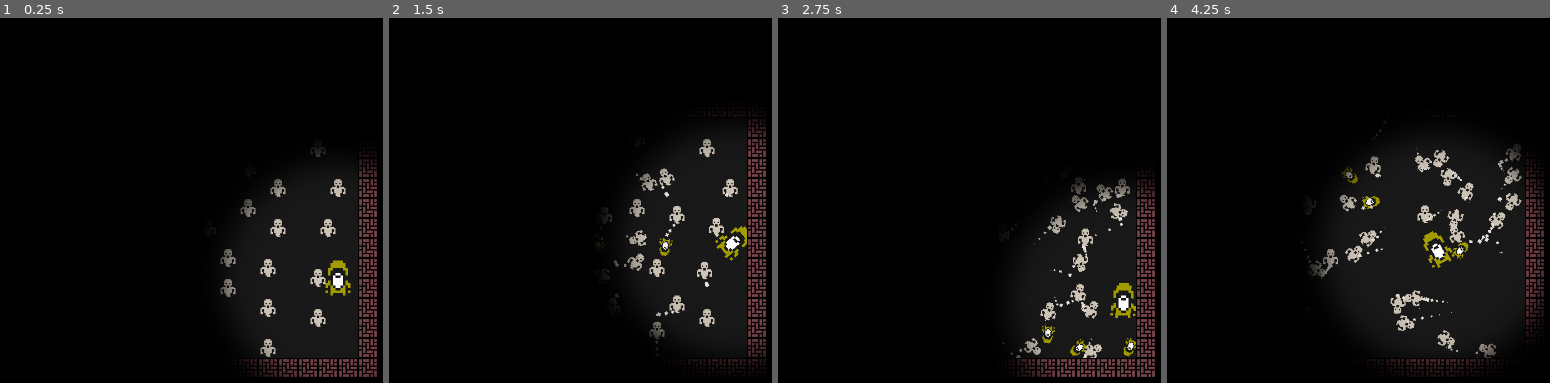
Above: before the commit, frames 1-4 (left to right).
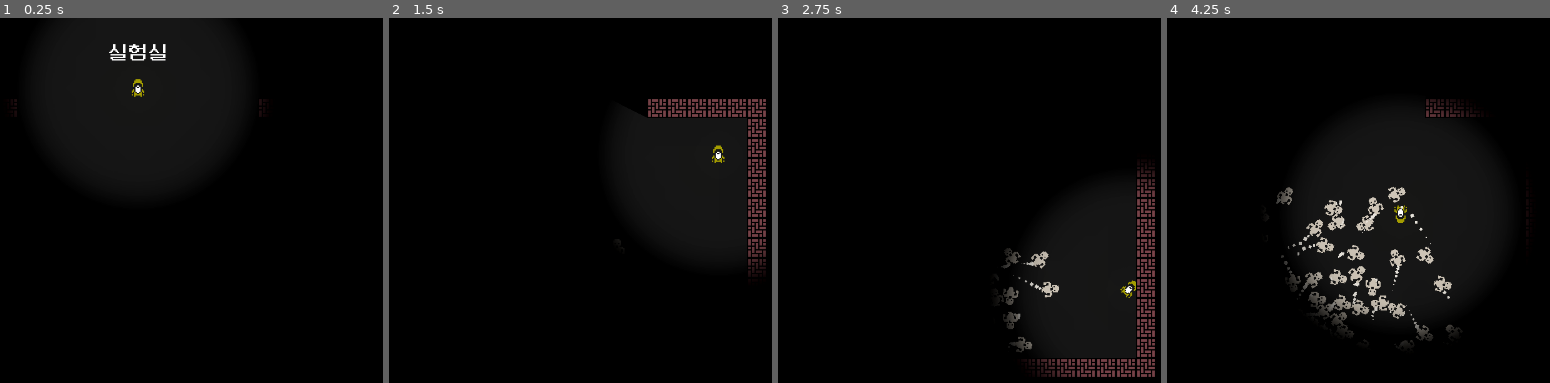
Above: after the commit, the same moments.

Repository: rhdehgks/Defense
Game: Godot game, scene res://game_screen/game.tscn
Two runs of this game, one before a commit and one after it. Both use one fixed random seed, a clock stepped at 60 frames per second and the inputs below.
Inputs (mouse positions are in pixels of both pictures, inside the frame that each line leads up to):
- Up to frame 1 (0.25 s): no input
- Up to frame 2 (1.5 s): tap Enter at 0.5 s; move the mouse to (703, 218) at 0.52 s; hold Right (ui_right) 0.53-1.28 s; click (703, 218) at 0.67 s; move the mouse to (outside the picture) at 1.27 s; hold Down (ui_down) from 1.28 s (still down)
- Up to frame 3 (2.75 s): move the mouse to (996, 145) at 2.02 s; release Down (ui_down) at 2.03 s; hold Right (ui_right) from 2.03 s (still down)
- Up to frame 4 (4.25 s): move the mouse to (1266, 331) at 2.77 s; release Right (ui_right) at 2.78 s; hold Up (ui_up) 2.78-3.53 s; click (1266, 331) at 2.92 s; move the mouse to (1546, 310) at 3.52 s; hold Left (ui_left) from 3.53 s (still down)

The runs differ from the first frame. In frame 1, 8.2% of the frame differs, in the area x 3-99%, y 7-99%; in frame 2, 4.9%; in frame 3, 3.5%; in frame 4, 8.5%, in the area x 28-99%, y 22-99%.

Commit message:
glow 효과 추가

Diff:
--- a/game_screen/game.tscn
+++ b/game_screen/game.tscn
@@ -1,25 +1,17 @@
-[gd_scene load_steps=18 format=3 uid="uid://c3vpuhsddsbu4"]
+[gd_scene load_steps=13 format=3 uid="uid://c3vpuhsddsbu4"]
 
 [ext_resource type="Script" path="res://game_screen/game_screen.gd" id="1_6cie3"]
-[ext_resource type="PackedScene" uid="uid://bb8e0io6146kh" path="res://game_screen/man.tscn" id="1_xj3yq"]
-[ext_resource type="PackedScene" uid="uid://cpedle1cddeqo" path="res://game_screen/player.tscn" id="2_0nfae"]
+[ext_resource type="PackedScene" uid="uid://esounq5240jt" path="res://game_screen/player.tscn" id="2_0nfae"]
 [ext_resource type="Script" path="res://game_screen/fps.gd" id="2_rv8ud"]
 [ext_resource type="FontFile" uid="uid://b3op7qbt8ij11" path="res://assets/fonts/neodgm.ttf" id="2_w4jh1"]
 [ext_resource type="Texture2D" uid="uid://qpsegmc5j3b8" path="res://assets/wall.png" id="3_aen42"]
-[ext_resource type="Script" path="res://game_screen/player.gd" id="5_buw34"]
-[ext_resource type="Texture2D" uid="uid://brcsu66vn2qxu" path="res://assets/grandfather.png" id="6_q64es"]
-[ext_resource type="Texture2D" uid="uid://dhuxch7ibr456" path="res://assets/light.png" id="8_kudqf"]
+[ext_resource type="PackedScene" uid="uid://q811fyeupiqh" path="res://game_screen/ghost.tscn" id="5_sgdfv"]
 
 [sub_resource type="PhysicsMaterial" id="PhysicsMaterial_hvon4"]
 bounce = 1.0
 
 [sub_resource type="RectangleShape2D" id="RectangleShape2D_r2rg0"]
 size = Vector2(112, 32)
-
-[sub_resource type="PhysicsMaterial" id="PhysicsMaterial_ej6p6"]
-rough = true
-
-[sub_resource type="CircleShape2D" id="CircleShape2D_ee871"]
 
 [sub_resource type="OccluderPolygon2D" id="OccluderPolygon2D_asje6"]
 polygon = PackedVector2Array(-16, -16, 16, -16, 16, 16, -16, 16)
@@ -40,8 +32,14 @@
 sources/0 = SubResource("TileSetAtlasSource_sxseq")
 
 [sub_resource type="Environment" id="Environment_qrmiv"]
+background_mode = 3
 glow_enabled = true
-glow_levels/2 = 1.62
+glow_levels/1 = 2.0
+glow_levels/2 = 2.0
+glow_levels/3 = 0.0
+glow_intensity = 1.0
+glow_bloom = 0.05
+glow_blend_mode = 1
 
 [node name="Game" type="Node2D"]
 
@@ -118,200 +116,161 @@
 horizontal_alignment = 1
 vertical_alignment = 1
 
-[node name="Mans" type="Node2D" parent="Screen/World"]
-
-[node name="Man" parent="Screen/World/Mans" instance=ExtResource("1_xj3yq")]
-position = Vector2(560, 304)
-
-[node name="Man2" parent="Screen/World/Mans" instance=ExtResource("1_xj3yq")]
-position = Vector2(848, 528)
-
-[node name="Man3" parent="Screen/World/Mans" instance=ExtResource("1_xj3yq")]
-position = Vector2(672, 384)
-
-[node name="Man4" parent="Screen/World/Mans" instance=ExtResource("1_xj3yq")]
-position = Vector2(784, 384)
-
-[node name="Man5" parent="Screen/World/Mans" instance=ExtResource("1_xj3yq")]
-position = Vector2(624, 480)
-
-[node name="Man6" parent="Screen/World/Mans" instance=ExtResource("1_xj3yq")]
-position = Vector2(560, 240)
-
-[node name="Man7" parent="Screen/World/Mans" instance=ExtResource("1_xj3yq")]
-position = Vector2(848, 464)
-
-[node name="Man8" parent="Screen/World/Mans" instance=ExtResource("1_xj3yq")]
-position = Vector2(672, 304)
-
-[node name="Man9" parent="Screen/World/Mans" instance=ExtResource("1_xj3yq")]
-position = Vector2(816, 304)
-
-[node name="Man10" parent="Screen/World/Mans" instance=ExtResource("1_xj3yq")]
-position = Vector2(624, 416)
-
-[node name="Man11" parent="Screen/World/Mans" instance=ExtResource("1_xj3yq")]
-position = Vector2(416, 256)
-
-[node name="Man12" parent="Screen/World/Mans" instance=ExtResource("1_xj3yq")]
-position = Vector2(704, 480)
-
-[node name="Man13" parent="Screen/World/Mans" instance=ExtResource("1_xj3yq")]
-position = Vector2(528, 336)
-
-[node name="Man14" parent="Screen/World/Mans" instance=ExtResource("1_xj3yq")]
-position = Vector2(640, 336)
-
-[node name="Man15" parent="Screen/World/Mans" instance=ExtResource("1_xj3yq")]
-position = Vector2(480, 432)
-
-[node name="Man16" parent="Screen/World/Mans" instance=ExtResource("1_xj3yq")]
-position = Vector2(640, 256)
-
-[node name="Man17" parent="Screen/World/Mans" instance=ExtResource("1_xj3yq")]
-position = Vector2(928, 480)
-
-[node name="Man18" parent="Screen/World/Mans" instance=ExtResource("1_xj3yq")]
-position = Vector2(752, 336)
-
-[node name="Man19" parent="Screen/World/Mans" instance=ExtResource("1_xj3yq")]
-position = Vector2(864, 336)
-
-[node name="Man20" parent="Screen/World/Mans" instance=ExtResource("1_xj3yq")]
-position = Vector2(704, 432)
-
-[node name="Man21" parent="Screen/World/Mans" instance=ExtResource("1_xj3yq")]
-position = Vector2(640, 192)
-
-[node name="Man22" parent="Screen/World/Mans" instance=ExtResource("1_xj3yq")]
-position = Vector2(928, 416)
-
-[node name="Man23" parent="Screen/World/Mans" instance=ExtResource("1_xj3yq")]
-position = Vector2(752, 272)
-
-[node name="Man24" parent="Screen/World/Mans" instance=ExtResource("1_xj3yq")]
-position = Vector2(864, 272)
-
-[node name="Man25" parent="Screen/World/Mans" instance=ExtResource("1_xj3yq")]
-position = Vector2(320, 368)
-
-[node name="Man26" parent="Screen/World/Mans" instance=ExtResource("1_xj3yq")]
-position = Vector2(496, 208)
-
-[node name="Man27" parent="Screen/World/Mans" instance=ExtResource("1_xj3yq")]
+[node name="Player" parent="Screen/World" instance=ExtResource("2_0nfae")]
+position = Vector2(640, 112)
+scale = Vector2(2, 2)
+
+[node name="Ghosts" type="Node2D" parent="Screen/World"]
+
+[node name="Ghost" parent="Screen/World/Ghosts" instance=ExtResource("5_sgdfv")]
+position = Vector2(496, 368)
+
+[node name="Ghost2" parent="Screen/World/Ghosts" instance=ExtResource("5_sgdfv")]
+position = Vector2(528, 368)
+
+[node name="Ghost3" parent="Screen/World/Ghosts" instance=ExtResource("5_sgdfv")]
+position = Vector2(560, 368)
+
+[node name="Ghost4" parent="Screen/World/Ghosts" instance=ExtResource("5_sgdfv")]
+position = Vector2(592, 368)
+
+[node name="Ghost5" parent="Screen/World/Ghosts" instance=ExtResource("5_sgdfv")]
+position = Vector2(624, 368)
+
+[node name="Ghost6" parent="Screen/World/Ghosts" instance=ExtResource("5_sgdfv")]
+position = Vector2(656, 368)
+
+[node name="Ghost7" parent="Screen/World/Ghosts" instance=ExtResource("5_sgdfv")]
+position = Vector2(688, 368)
+
+[node name="Ghost8" parent="Screen/World/Ghosts" instance=ExtResource("5_sgdfv")]
+position = Vector2(720, 368)
+
+[node name="Ghost9" parent="Screen/World/Ghosts" instance=ExtResource("5_sgdfv")]
+position = Vector2(752, 368)
+
+[node name="Ghost10" parent="Screen/World/Ghosts" instance=ExtResource("5_sgdfv")]
+position = Vector2(784, 368)
+
+[node name="Ghost11" parent="Screen/World/Ghosts" instance=ExtResource("5_sgdfv")]
+position = Vector2(496, 400)
+
+[node name="Ghost12" parent="Screen/World/Ghosts" instance=ExtResource("5_sgdfv")]
+position = Vector2(528, 400)
+
+[node name="Ghost13" parent="Screen/World/Ghosts" instance=ExtResource("5_sgdfv")]
+position = Vector2(560, 400)
+
+[node name="Ghost14" parent="Screen/World/Ghosts" instance=ExtResource("5_sgdfv")]
+position = Vector2(592, 400)
+
+[node name="Ghost15" parent="Screen/World/Ghosts" instance=ExtResource("5_sgdfv")]
+position = Vector2(624, 400)
+
+[node name="Ghost16" parent="Screen/World/Ghosts" instance=ExtResource("5_sgdfv")]
+position = Vector2(656, 400)
+
+[node name="Ghost17" parent="Screen/World/Ghosts" instance=ExtResource("5_sgdfv")]
+position = Vector2(688, 400)
+
+[node name="Ghost18" parent="Screen/World/Ghosts" instance=ExtResource("5_sgdfv")]
+position = Vector2(720, 400)
+
+[node name="Ghost19" parent="Screen/World/Ghosts" instance=ExtResource("5_sgdfv")]
+position = Vector2(752, 400)
+
+[node name="Ghost20" parent="Screen/World/Ghosts" instance=ExtResource("5_sgdfv")]
+position = Vector2(784, 400)
+
+[node name="Ghost21" parent="Screen/World/Ghosts" instance=ExtResource("5_sgdfv")]
+position = Vector2(496, 432)
+
+[node name="Ghost22" parent="Screen/World/Ghosts" instance=ExtResource("5_sgdfv")]
+position = Vector2(528, 432)
+
+[node name="Ghost23" parent="Screen/World/Ghosts" instance=ExtResource("5_sgdfv")]
+position = Vector2(560, 432)
+
+[node name="Ghost24" parent="Screen/World/Ghosts" instance=ExtResource("5_sgdfv")]
+position = Vector2(592, 432)
+
+[node name="Ghost25" parent="Screen/World/Ghosts" instance=ExtResource("5_sgdfv")]
+position = Vector2(624, 432)
+
+[node name="Ghost26" parent="Screen/World/Ghosts" instance=ExtResource("5_sgdfv")]
+position = Vector2(656, 432)
+
+[node name="Ghost27" parent="Screen/World/Ghosts" instance=ExtResource("5_sgdfv")]
+position = Vector2(688, 432)
+
+[node name="Ghost28" parent="Screen/World/Ghosts" instance=ExtResource("5_sgdfv")]
+position = Vector2(720, 432)
+
+[node name="Ghost29" parent="Screen/World/Ghosts" instance=ExtResource("5_sgdfv")]
+position = Vector2(752, 432)
+
+[node name="Ghost30" parent="Screen/World/Ghosts" instance=ExtResource("5_sgdfv")]
 position = Vector2(784, 432)
 
-[node name="Man28" parent="Screen/World/Mans" instance=ExtResource("1_xj3yq")]
-position = Vector2(608, 288)
-
-[node name="Man29" parent="Screen/World/Mans" instance=ExtResource("1_xj3yq")]
-position = Vector2(720, 288)
-
-[node name="Man30" parent="Screen/World/Mans" instance=ExtResource("1_xj3yq")]
-position = Vector2(560, 384)
-
-[node name="Man31" parent="Screen/World/Mans" instance=ExtResource("1_xj3yq")]
-position = Vector2(544, 464)
-
-[node name="Man32" parent="Screen/World/Mans" instance=ExtResource("1_xj3yq")]
-position = Vector2(464, 464)
-
-[node name="Man33" parent="Screen/World/Mans" instance=ExtResource("1_xj3yq")]
-position = Vector2(416, 432)
-
-[node name="Man34" parent="Screen/World/Mans" instance=ExtResource("1_xj3yq")]
-position = Vector2(400, 368)
-
-[node name="Man35" parent="Screen/World/Mans" instance=ExtResource("1_xj3yq")]
-position = Vector2(352, 432)
-
-[node name="Man36" parent="Screen/World/Mans" instance=ExtResource("1_xj3yq")]
-position = Vector2(384, 480)
-
-[node name="Man37" parent="Screen/World/Mans" instance=ExtResource("1_xj3yq")]
-position = Vector2(448, 320)
-
-[node name="Man38" parent="Screen/World/Mans" instance=ExtResource("1_xj3yq")]
-position = Vector2(336, 304)
-
-[node name="Man39" parent="Screen/World/Mans" instance=ExtResource("1_xj3yq")]
-position = Vector2(336, 224)
-
-[node name="Man40" parent="Screen/World/Mans" instance=ExtResource("1_xj3yq")]
-position = Vector2(400, 192)
-
-[node name="Man41" parent="Screen/World/Mans" instance=ExtResource("1_xj3yq")]
-position = Vector2(496, 272)
-
-[node name="Man42" parent="Screen/World/Mans" instance=ExtResource("1_xj3yq")]
-position = Vector2(688, 224)
-
-[node name="Man43" parent="Screen/World/Mans" instance=ExtResource("1_xj3yq")]
-position = Vector2(752, 192)
-
-[node name="Man44" parent="Screen/World/Mans" instance=ExtResource("1_xj3yq")]
-position = Vector2(816, 192)
-
-[node name="Man45" parent="Screen/World/Mans" instance=ExtResource("1_xj3yq")]
-position = Vector2(928, 208)
-
-[node name="Man46" parent="Screen/World/Mans" instance=ExtResource("1_xj3yq")]
-position = Vector2(960, 272)
-
-[node name="Man47" parent="Screen/World/Mans" instance=ExtResource("1_xj3yq")]
-position = Vector2(944, 336)
-
-[node name="Man48" parent="Screen/World/Mans" instance=ExtResource("1_xj3yq")]
-position = Vector2(816, 240)
-
-[node name="Man49" parent="Screen/World/Mans" instance=ExtResource("1_xj3yq")]
-position = Vector2(512, 512)
-
-[node name="Man50" parent="Screen/World/Mans" instance=ExtResource("1_xj3yq")]
-position = Vector2(848, 400)
-
-[node name="Players" type="Node2D" parent="Screen/World"]
-
-[node name="Player" parent="Screen/World/Players" instance=ExtResource("2_0nfae")]
-position = Vector2(480, 368)
-
-[node name="Player2" parent="Screen/World/Players" instance=ExtResource("2_0nfae")]
-position = Vector2(576, 432)
-
-[node name="Player3" parent="Screen/World/Players" instance=ExtResource("2_0nfae")]
-position = Vector2(608, 352)
-
-[node name="Player4" type="RigidBody2D" parent="Screen/World/Players"]
-position = Vector2(960, 416)
-mass = 2.0
-physics_material_override = SubResource("PhysicsMaterial_ej6p6")
-gravity_scale = 0.0
-continuous_cd = 2
-max_contacts_reported = 5
-contact_monitor = true
-can_sleep = false
-freeze_mode = 1
-linear_damp = 2.0
-script = ExtResource("5_buw34")
-
-[node name="Sprite2D" type="Sprite2D" parent="Screen/World/Players/Player4"]
-scale = Vector2(2, 2)
-texture = ExtResource("6_q64es")
-
-[node name="CollisionShape2D" type="CollisionShape2D" parent="Screen/World/Players/Player4"]
-scale = Vector2(2, 2)
-shape = SubResource("CircleShape2D_ee871")
-
-[node name="PointLight2D" type="PointLight2D" parent="Screen/World/Players/Player4"]
-shadow_enabled = true
-texture = ExtResource("8_kudqf")
-texture_scale = 2.0
-
-[node name="PointLight2D2" type="PointLight2D" parent="Screen/World/Players/Player4"]
-range_item_cull_mask = 2
-shadow_item_cull_mask = 0
-texture = ExtResource("8_kudqf")
-texture_scale = 2.0
+[node name="Ghost31" parent="Screen/World/Ghosts" instance=ExtResource("5_sgdfv")]
+position = Vector2(496, 464)
+
+[node name="Ghost32" parent="Screen/World/Ghosts" instance=ExtResource("5_sgdfv")]
+position = Vector2(528, 464)
+
+[node name="Ghost33" parent="Screen/World/Ghosts" instance=ExtResource("5_sgdfv")]
+position = Vector2(560, 464)
+
+[node name="Ghost34" parent="Screen/World/Ghosts" instance=ExtResource("5_sgdfv")]
+position = Vector2(592, 464)
+
+[node name="Ghost35" parent="Screen/World/Ghosts" instance=ExtResource("5_sgdfv")]
+position = Vector2(624, 464)
+
+[node name="Ghost36" parent="Screen/World/Ghosts" instance=ExtResource("5_sgdfv")]
+position = Vector2(656, 464)
+
+[node name="Ghost37" parent="Screen/World/Ghosts" instance=ExtResource("5_sgdfv")]
+position = Vector2(688, 464)
+
+[node name="Ghost38" parent="Screen/World/Ghosts" instance=ExtResource("5_sgdfv")]
+position = Vector2(720, 464)
+
+[node name="Ghost39" parent="Screen/World/Ghosts" instance=ExtResource("5_sgdfv")]
+position = Vector2(752, 464)
+
+[node name="Ghost40" parent="Screen/World/Ghosts" instance=ExtResource("5_sgdfv")]
+position = Vector2(784, 464)
+
+[node name="Ghost41" parent="Screen/World/Ghosts" instance=ExtResource("5_sgdfv")]
+position = Vector2(496, 496)
+
+[node name="Ghost42" parent="Screen/World/Ghosts" instance=ExtResource("5_sgdfv")]
+position = Vector2(528, 496)
+
+[node name="Ghost43" parent="Screen/World/Ghosts" instance=ExtResource("5_sgdfv")]
+position = Vector2(560, 496)
+
+[node name="Ghost44" parent="Screen/World/Ghosts" instance=ExtResource("5_sgdfv")]
+position = Vector2(592, 496)
+
+[node name="Ghost45" parent="Screen/World/Ghosts" instance=ExtResource("5_sgdfv")]
+position = Vector2(624, 496)
+
+[node name="Ghost46" parent="Screen/World/Ghosts" instance=ExtResource("5_sgdfv")]
+position = Vector2(656, 496)
+
+[node name="Ghost47" parent="Screen/World/Ghosts" instance=ExtResource("5_sgdfv")]
+position = Vector2(688, 496)
+
+[node name="Ghost48" parent="Screen/World/Ghosts" instance=ExtResource("5_sgdfv")]
+position = Vector2(720, 496)
+
+[node name="Ghost49" parent="Screen/World/Ghosts" instance=ExtResource("5_sgdfv")]
+position = Vector2(752, 496)
+
+[node name="Ghost50" parent="Screen/World/Ghosts" instance=ExtResource("5_sgdfv")]
+position = Vector2(784, 496)
 
 [node name="TileMap" type="TileMap" parent="Screen/World"]
 light_mask = 3
--- a/game_screen/man.tscn
+++ b/game_screen/ghost.tscn
@@ -1,7 +1,7 @@
-[gd_scene load_steps=8 format=3 uid="uid://bb8e0io6146kh"]
+[gd_scene load_steps=8 format=3 uid="uid://q811fyeupiqh"]
 
-[ext_resource type="Script" path="res://game_screen/man.gd" id="1_e3upf"]
-[ext_resource type="Texture2D" uid="uid://bg3rxac0wkkhc" path="res://assets/ghost.png" id="2_7ljcb"]
+[ext_resource type="Script" path="res://game_screen/ghost.gd" id="1_6bt7a"]
+[ext_resource type="Texture2D" uid="uid://bg3rxac0wkkhc" path="res://assets/ghost.png" id="2_hxgm2"]
 
 [sub_resource type="PhysicsMaterial" id="PhysicsMaterial_70uf4"]
 bounce = 0.5
@@ -31,7 +31,9 @@
 
 [sub_resource type="CircleShape2D" id="CircleShape2D_gwsap"]
 
-[node name="Man" type="RigidBody2D"]
+[node name="Ghost" type="Node2D"]
+
+[node name="RigidBody2D" type="RigidBody2D" parent="."]
 physics_material_override = SubResource("PhysicsMaterial_70uf4")
 gravity_scale = 0.0
 continuous_cd = 2
@@ -39,18 +41,18 @@
 contact_monitor = true
 freeze_mode = 1
 linear_damp = 1.0
-script = ExtResource("1_e3upf")
+script = ExtResource("1_6bt7a")
 
-[node name="GPUParticles2D" type="GPUParticles2D" parent="."]
+[node name="GPUParticles2D" type="GPUParticles2D" parent="RigidBody2D"]
 position = Vector2(0, 11)
 process_material = SubResource("ParticleProcessMaterial_vuv1k")
 
-[node name="Sprite2D" type="Sprite2D" parent="."]
-texture = ExtResource("2_7ljcb")
+[node name="Sprite2D" type="Sprite2D" parent="RigidBody2D"]
+texture = ExtResource("2_hxgm2")
 
-[node name="Timer" type="Timer" parent="."]
+[node name="Timer" type="Timer" parent="RigidBody2D"]
 
-[node name="CollisionShape2D" type="CollisionShape2D" parent="."]
+[node name="CollisionShape2D" type="CollisionShape2D" parent="RigidBody2D"]
 shape = SubResource("CircleShape2D_gwsap")
 
-[connection signal="timeout" from="Timer" to="." method="_on_timer_timeout"]
+[connection signal="timeout" from="RigidBody2D/Timer" to="RigidBody2D" method="_on_timer_timeout" flags=18]
--- a/game_screen/player.tscn
+++ b/game_screen/player.tscn
@@ -1,14 +1,17 @@
-[gd_scene load_steps=5 format=3 uid="uid://cpedle1cddeqo"]
+[gd_scene load_steps=6 format=3 uid="uid://esounq5240jt"]
 
 [ext_resource type="Script" path="res://game_screen/player.gd" id="1_agkeo"]
 [ext_resource type="Texture2D" uid="uid://brcsu66vn2qxu" path="res://assets/grandfather.png" id="2_sebre"]
+[ext_resource type="Texture2D" uid="uid://dhuxch7ibr456" path="res://assets/light.png" id="3_jbojs"]
 
 [sub_resource type="PhysicsMaterial" id="PhysicsMaterial_ej6p6"]
 rough = true
 
 [sub_resource type="CircleShape2D" id="CircleShape2D_ee871"]
 
-[node name="Player" type="RigidBody2D"]
+[node name="Player" type="Node2D"]
+
+[node name="RigidBody2D" type="RigidBody2D" parent="."]
 physics_material_override = SubResource("PhysicsMaterial_ej6p6")
 gravity_scale = 0.0
 continuous_cd = 2
@@ -19,8 +22,20 @@
 linear_damp = 2.0
 script = ExtResource("1_agkeo")
 
-[node name="Sprite2D" type="Sprite2D" parent="."]
+[node name="Sprite2D" type="Sprite2D" parent="RigidBody2D"]
 texture = ExtResource("2_sebre")
 
-[node name="CollisionShape2D" type="CollisionShape2D" parent="."]
+[node name="CollisionShape2D" type="CollisionShape2D" parent="RigidBody2D"]
 shape = SubResource("CircleShape2D_ee871")
+
+[node name="PointLight2D" type="PointLight2D" parent="RigidBody2D"]
+blend_mode = 2
+shadow_enabled = true
+texture = ExtResource("3_jbojs")
+texture_scale = 2.0
+
+[node name="TileMapLight" type="PointLight2D" parent="RigidBody2D"]
+blend_mode = 2
+range_item_cull_mask = 2
+texture = ExtResource("3_jbojs")
+texture_scale = 2.0
Renamed: game_screen/man.gd -> game_screen/ghost.gd
Not shown, changed: export/apk/Defense.apk
Not shown, changed: export/apk/Defense.apk.idsig
